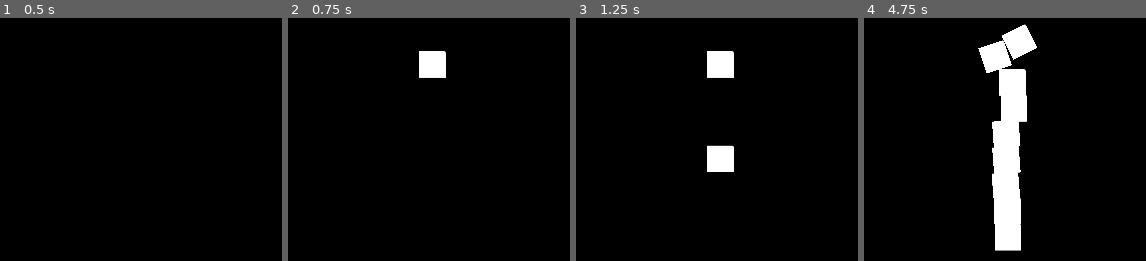
Above: before the commit, frames 1-4 (left to right).
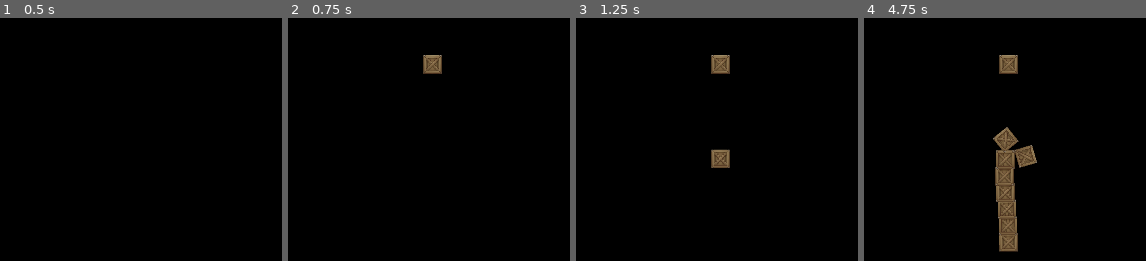
Above: after the commit, the same moments.

Repository: adudewithapc/piktiv-autumn-game-jam-2024
Game: Godot game, scene res://Scenes/Level.tscn
Same seed, same stepped clock (60 frames per second), same inputs: the game is played once before the commit and once after it. This scene is started directly instead of the project's main scene.
Inputs:
- Up to frame 1 (0.5 s): no input
- Up to frame 2 (0.75 s): tap Enter at 0.5 s; hold Right (first_move_right) from 0.53 s (still down)
- Up to frame 3 (1.25 s): keep holding Right (first_move_right); tap Space (jump) at 0.77 s
- Up to frame 4 (4.75 s): release Right (first_move_right) at 1.28 s; hold Left (first_move_left) 1.28-2.03 s; tap Space (jump) at 1.52, 3.02, 3.77, 4.52 s; hold Right (first_move_right) 2.03-3.53 s; hold Left (first_move_left) from 3.53 s (still down)

Frame 1 is identical in both runs. In frame 2, 1.1% of the frame differs, in the area x 46-57%, y 13-25%; in frame 3, 2.1%; in frame 4, 9.8%, in the area x 40-62%, y 2-97%.

Commit message:
prop atlas

Diff:
--- /dev/null
+++ b/Art/VillageProps/Props.tres
@@ -0,0 +1,7 @@
+[gd_resource type="AtlasTexture" load_steps=2 format=3 uid="uid://bk7u7jebxcug7"]
+
+[ext_resource type="Texture2D" uid="uid://wqmfmdo530ck" path="res://Art/VillageProps/TX Village Props.png" id="1_bs0lw"]
+
+[resource]
+atlas = ExtResource("1_bs0lw")
+region = Rect2(42, 19, 45, 45)
--- a/Props/Block.tscn
+++ b/Props/Block.tscn
@@ -1,17 +1,11 @@
-[gd_scene load_steps=5 format=3 uid="uid://maxy7veb1cqc"]
+[gd_scene load_steps=4 format=3 uid="uid://maxy7veb1cqc"]
+
+[ext_resource type="Texture2D" uid="uid://bk7u7jebxcug7" path="res://Art/VillageProps/Props.tres" id="1_5vs32"]
 
 [sub_resource type="PhysicsMaterial" id="PhysicsMaterial_vdv4i"]
 
 [sub_resource type="RectangleShape2D" id="RectangleShape2D_mnmb7"]
-size = Vector2(64, 64)
-
-[sub_resource type="Gradient" id="Gradient_xyigk"]
-offsets = PackedFloat32Array(0.967532, 1)
-colors = PackedColorArray(1, 1, 1, 1, 0, 0, 0, 1)
-
-[sub_resource type="GradientTexture2D" id="GradientTexture2D_m3gkm"]
-gradient = SubResource("Gradient_xyigk")
-fill_from = Vector2(0, 1)
+size = Vector2(40, 40)
 
 [node name="Block" type="RigidBody2D"]
 physics_material_override = SubResource("PhysicsMaterial_vdv4i")
@@ -20,4 +14,5 @@
 shape = SubResource("RectangleShape2D_mnmb7")
 
 [node name="Sprite2D" type="Sprite2D" parent="CollisionShape2D"]
-texture = SubResource("GradientTexture2D_m3gkm")
+texture_filter = 1
+texture = ExtResource("1_5vs32")
